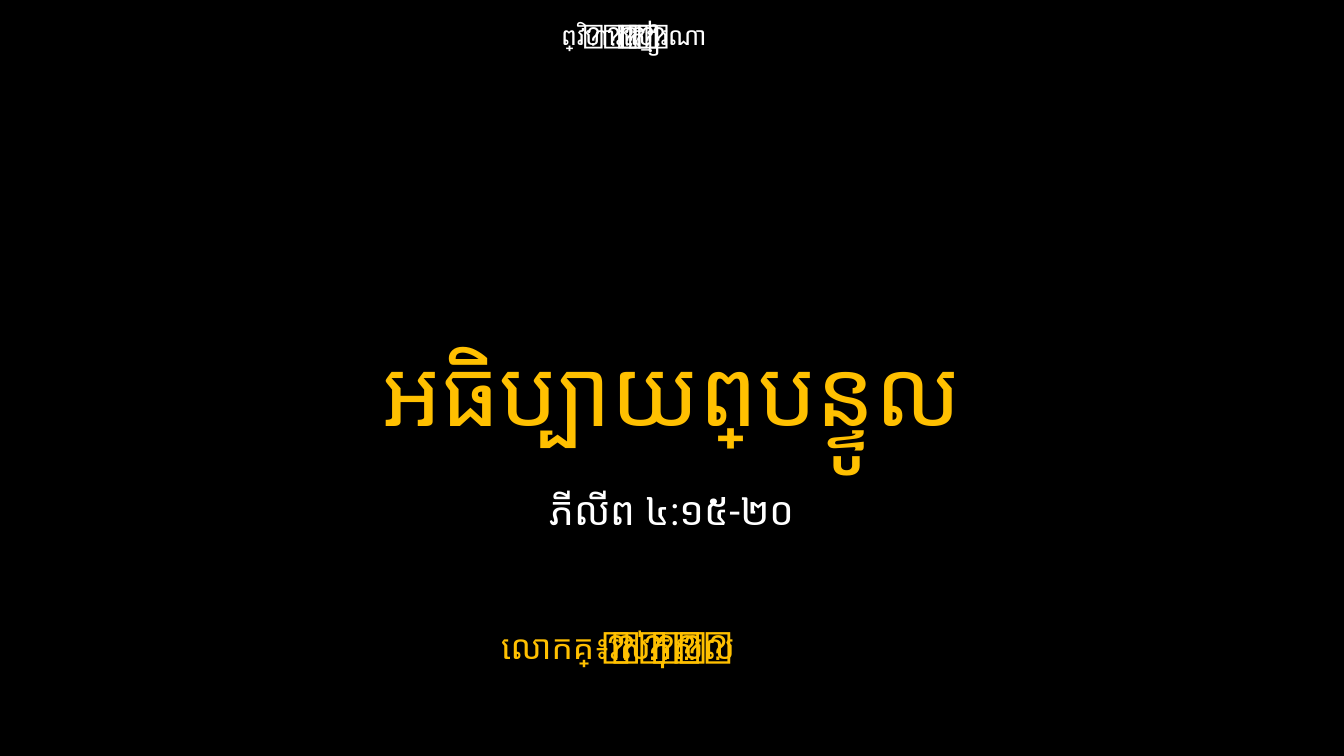
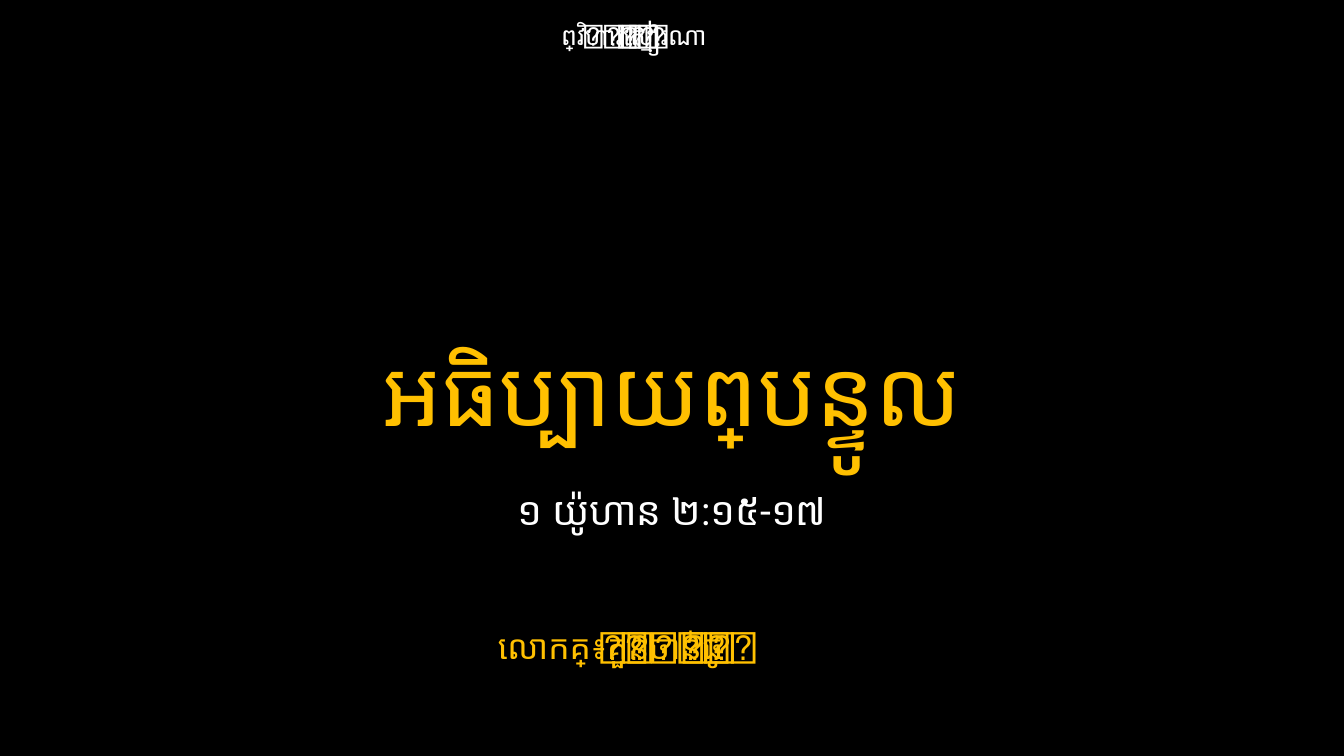
Before and after one commit to phearak2003/youth_worship, a slide deck: slide 12 of Youth Worship.pptx (slide 16 before the commit). Drawn at 1344x756 pixels with LibreOffice and Linux fonts; fonts in the diff are those of the drawing. Boxes give left, top, right and bottom in pixels: in the first picture for what was removed or moved away, otherwise in the second. Text is boxed around its words. In the diff, an @@ line names an element or a change of style, - is before the commit and + after.

```diff
--- a/Youth Worship.pptx
+++ b/Youth Worship.pptx
@@ text at box(517, 491, 827, 535): text changed @@
-ភីលីព ៤:១៥-២០
+១ យ៉ូហាន ២:១៥-១៧
@@ text at box(498, 630, 757, 668): text changed @@
-លោកគ្រូ៖ រស់ កុសល
+លោកគ្រូ៖ គួន ចាន់ធូ
```
Also in this commit, not shown: 30 other slides changed, 4 slides added, 6 slides removed.
